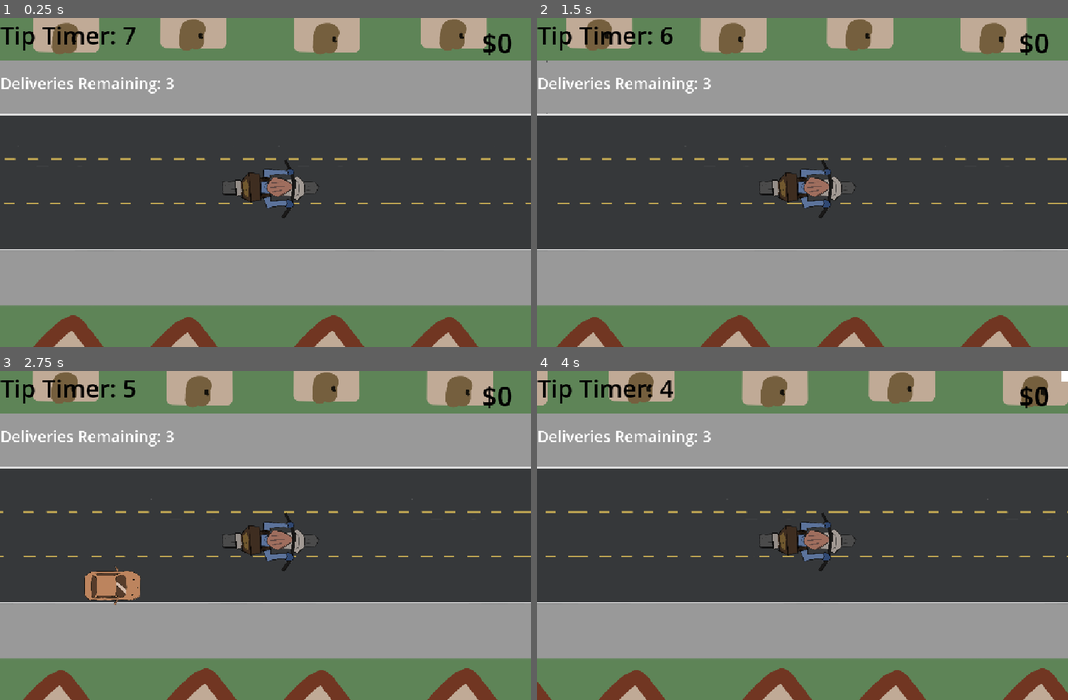
Above: before the commit, frames 1-4 (two rows, left to right).
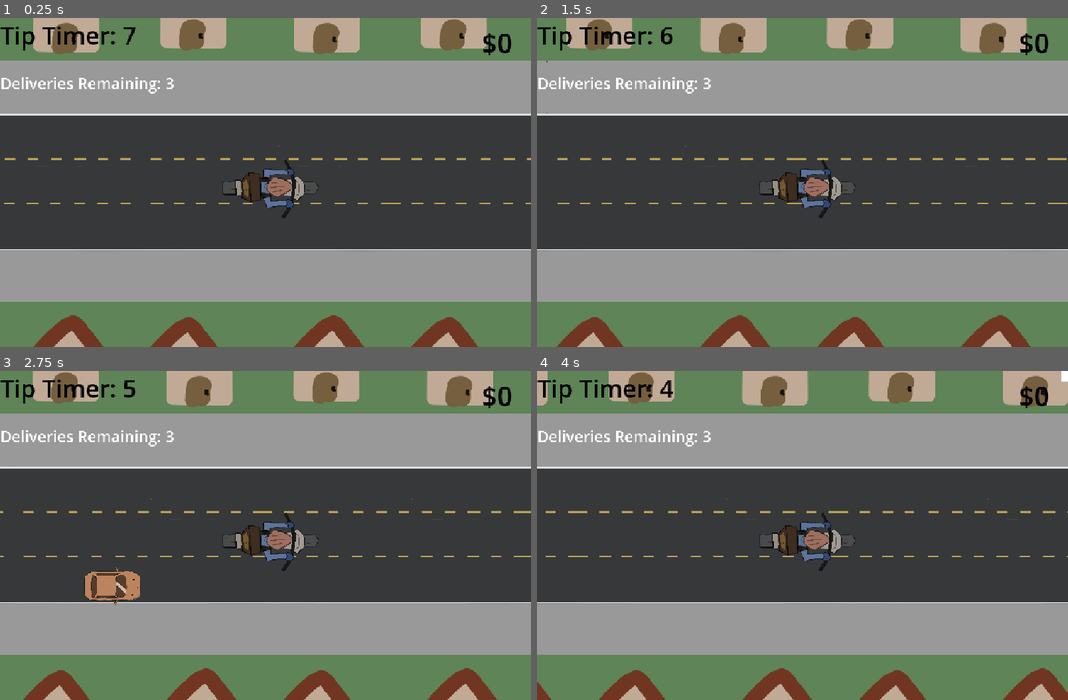
Above: after the commit, the same moments.

Repository: andreaTheCoder/brackeysgamejam
Game: Godot game, scene res://scenes/game.tscn
The game is run twice, just before and just after one commit, with the same random seed, the same clock (stepped at 60 frames per second) and the same inputs.
Inputs:
- Up to frame 1 (0.25 s): no input
- Up to frame 2 (1.5 s): tap Enter at 0.5 s; hold Right (forward) 0.53-1.28 s; hold Space (button) 0.53-1.28 s; hold Left (backward) from 1.28 s (still down); tap Shift (deliver) at 1.35 s
- Up to frame 3 (2.75 s): release Left (backward) at 2.03 s; hold Right (forward) from 2.03 s (still down); hold Space (button) from 2.03 s (still down)
- Up to frame 4 (4 s): release Space (button) at 2.78 s; tap Shift (deliver) at 2.85 s; release Right (forward) at 3.53 s; hold Left (backward) from 3.53 s (still down); hold Space (button) from 3.53 s (still down)

The runs differ from the first frame. In frame 1, 1.2% of the frame differs, in the area x 0-100%, y 86-88%; in frame 2, 1.2%; in frame 3, 1.2%, in the area x 0-100%, y 28-88%; in frame 4, 1.2%.

Commit message:
Made my ocd happy (again)

Diff:
--- a/scenes/chunk.tscn
+++ b/scenes/chunk.tscn
@@ -9,7 +9,7 @@
 [node name="Chunk" type="Node2D"]
 
 [node name="Sprite2D" type="Sprite2D" parent="."]
-position = Vector2(1.78814e-07, 0)
+position = Vector2(2.84217e-14, 0)
 scale = Vector2(0.206044, 0.2)
 texture = ExtResource("1_jtw3q")
 
@@ -18,6 +18,7 @@
 script = ExtResource("2_c3gog")
 
 [node name="CollisionShape2D" type="CollisionShape2D" parent="New Chunk Spawn Detector"]
+position = Vector2(0, 1)
 shape = SubResource("RectangleShape2D_t6mhj")
 
 [node name="ColorRect" type="ColorRect" parent="."]
@@ -28,11 +29,24 @@
 color = Color(0.368627, 0.517647, 0.341176, 1)
 
 [node name="ColorRect2" type="ColorRect" parent="."]
-z_index = -1
 offset_left = -75.0
 offset_top = 66.0
 offset_right = 75.0
 offset_bottom = 69.0
 color = Color(0.368627, 0.517647, 0.341176, 1)
 
+[node name="ColorRect3" type="ColorRect" parent="."]
+offset_left = 73.0
+offset_top = -67.0
+offset_right = 75.0
+offset_bottom = -37.6
+color = Color(0.6, 0.6, 0.6, 1)
+
+[node name="ColorRect4" type="ColorRect" parent="."]
+offset_left = 74.8
+offset_top = -37.6
+offset_right = 75.0
+offset_bottom = -37.4
+color = Color(0.427451, 0.431373, 0.435294, 1)
+
 [connection signal="body_entered" from="New Chunk Spawn Detector" to="New Chunk Spawn Detector" method="_on_body_entered"]
